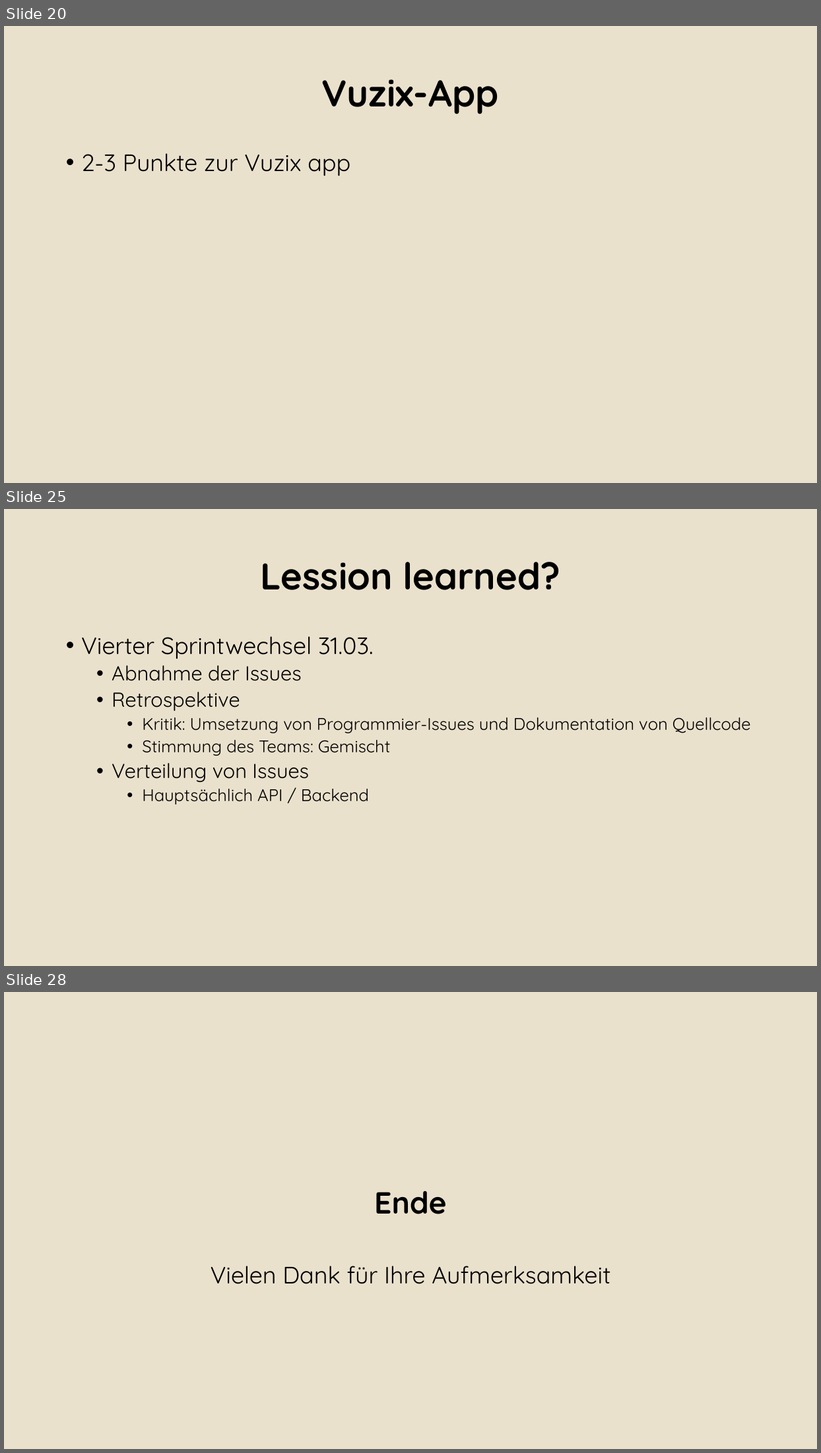
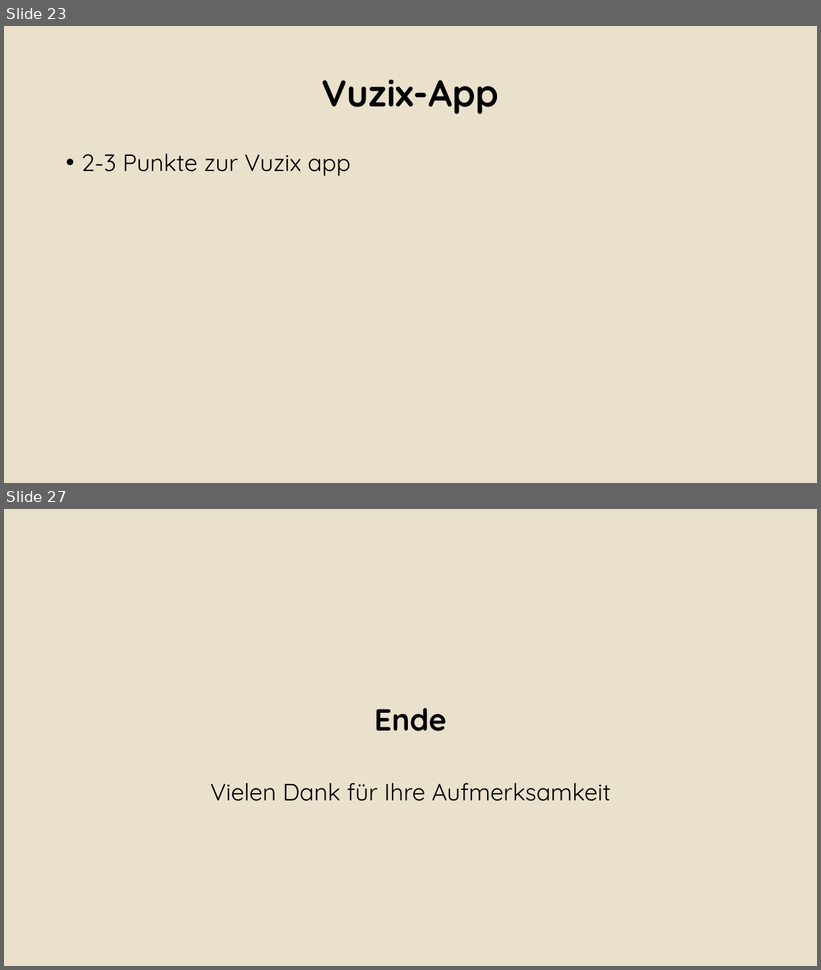
Before and after one commit to Alergeek/Dokumentation, a slide deck: Docs/AbschlussPräsi.pptx. Shown one above the other, each under a label of ours: slides 20, 25 and 28 before the commit, slides 23 and 27 after it; the slides between them are not shown. The pictures are 821x1453 and 821x970 pixels, drawn with LibreOffice and Linux fonts; fonts in the diff are those of the drawing; background and template pictures are left out. Boxes give left, top, right and bottom in pixels: in the first picture for what was removed or moved away, otherwise in the second. Text is boxed around its words. In the diff, an @@ line names an element or a change of style, - is before the commit and + after.

```diff
--- a/Docs/AbschlussPräsi.pptx
+++ b/Docs/AbschlussPräsi.pptx
@@ slide 25 removed at (x1=4, y1=509, x2=817, y2=966), background #EAE2CE @@
@@ title removed at (x1=260, y1=562, x2=561, y2=590) @@
-Lession learned?
@@ text removed at (x1=81, y1=636, x2=751, y2=805) @@
-• Vierter Sprintwechsel 31.03.
-  • Abnahme der Issues
-  • Retrospektive
-    • Kritik: Umsetzung von Programmier-Issues und Dokumentation von Quellcode
-    • Stimmung des Teams: Gemischt
-  • Verteilung von Issues
-    • Hauptsächlich API / Backend
@@ what was slide 20 is now slide 23 @@
@@ what was slide 28 is now slide 27 @@
```
Also in this commit, not shown: 12 slides changed, 5 slides added, 5 other slides removed.
